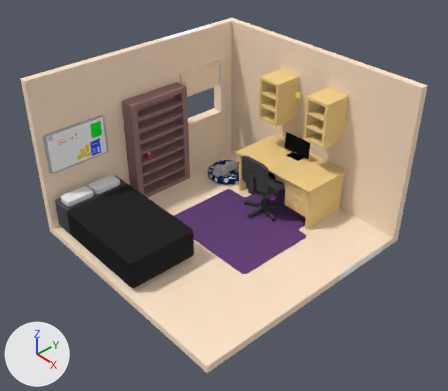
Renders of the Blender file Assets/room.blend from each side of a commit.
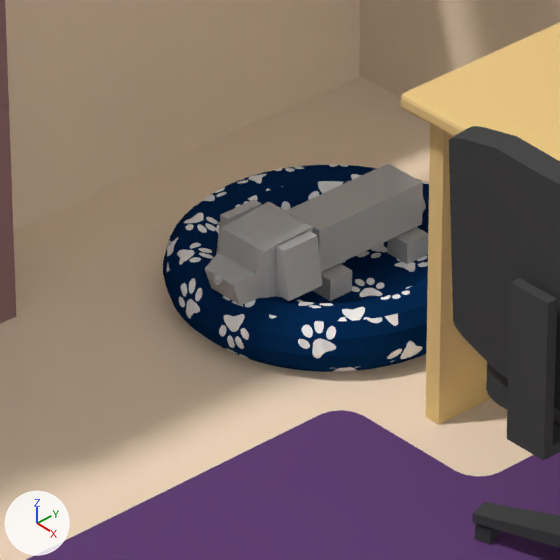
Each version appears first whole from a 50 mm camera at (46.03, -54.25, 41.15) aimed at (0.74, -13.47, 0.56), and next in a close-up on the part from 42% to 57% of the width and 36% to 53% of the height. The lights are fixed; the arrows at lower left show +X, +Y and +Z.

The first close-up shows 'Bookshelf', 'Chair', 'Desk', 'Dog Bed', 'Milo', 'Room', 'Rug'.
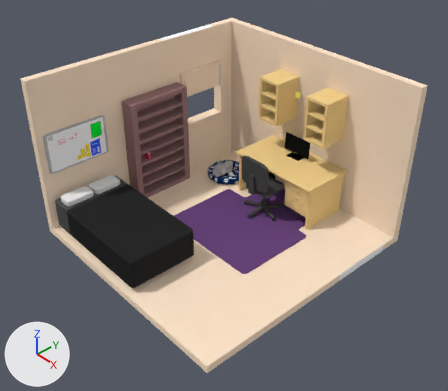
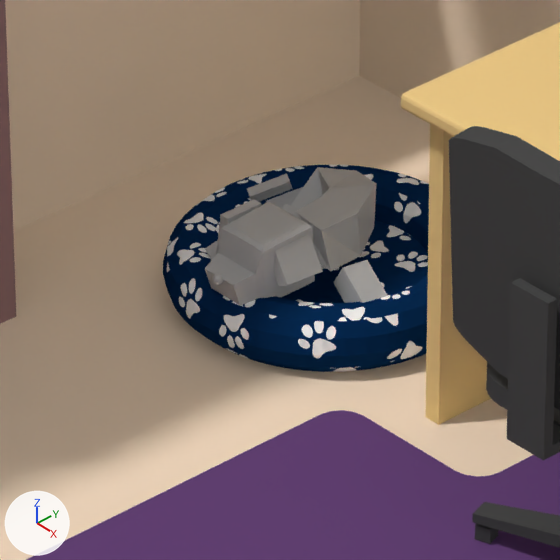
Location of each change, (x1, y1, x2, y2) in pixels of the close-ups (560 x 560 px; the box of a moved part takes in the faces that stretch with it):
'Milo', reshaped (18% narrower): before (205, 163, 428, 305); after (205, 167, 388, 305)
part 1 of me_cube_008, moved or reshaped: before (387, 227, 428, 264); after (266, 187, 303, 209)
part 2 of me_cube_008, moved or reshaped (not visible before): after (282, 204, 299, 214)
part 3 of me_cube_008, moved or reshaped: before (312, 263, 352, 301); after (333, 260, 388, 303)
part 4 of me_cube_008, moved or reshaped (not visible before): after (205, 240, 218, 260)
part 5 of me_cube_008, moved or reshaped (not visible before): after (247, 174, 293, 202)
part 6 of me_cube_008, moved or reshaped: before (276, 163, 426, 301); after (274, 167, 376, 286)

The change, as a list of edits to the scene's bpy script:
```text
Change me_cube_008:
    used by ob_milo; location = (-9.57, -1.74, -5.59); scale = (2.15, 2.15, 2.15)
    remove me_cube_008.from_pydata(...)  # 602 vertices, 612 faces; spans x -0.64..0.22, y -1.88..0.4, z -0.25..0.79
    add me_cube_008.from_pydata(...)  # 602 vertices, 612 faces; spans x -1.2..0.76, y -1.88..0.0, z 0.01..0.79
    me_cube_008 part 1: the loose piece of 8 vertices spanning x -0.12..0.12, y -0.12..0.12, z -0.25..0.25 is multiplied about its middle by the matrix ((0.622, -0.396, 0.676), (-0.124, 0.802, 0.584), (-0.773, -0.447, 0.449)), then moved by (-0.83, -0.37, 0.3)
    me_cube_008 part 2: the loose piece of 8 vertices spanning x -0.5..-0.27, y -0.12..0.12, z -0.25..0.25 is multiplied about its middle by the matrix ((-0.135, -0.979, -0.151), (0.48, -0.198, 0.854), (-0.867, 0.043, 0.497)), then moved by (-0.15, -0.84, 0.28)
    me_cube_008 part 3: the loose piece of 8 vertices spanning x -0.12..0.12, y -0.94..-0.71, z -0.25..0.25 is multiplied about its middle by the matrix ((0.519, 0.139, -0.844), (-0.039, 0.99, 0.138), (0.854, -0.039, 0.519)), then moved by (0.47, -0.07, 0.24)
    me_cube_008 part 4: the loose piece of 8 vertices spanning x -0.5..-0.27, y -0.94..-0.71, z -0.25..0.25 is multiplied about its middle by the matrix ((0.926, -0.082, 0.368), (-0.259, 0.572, 0.778), (-0.274, -0.816, 0.509)), then moved by (-0.2, -0.41, 0.35)
    me_cube_008 part 5: the loose piece of 8 vertices spanning x -0.24..-0.15, y 0.29..0.4, z -0.18..0.16 is multiplied about its middle by the matrix ((-0.105, -0.891, 0.442), (0.398, 0.37, 0.839), (-0.911, 0.265, 0.316)), then moved by (-0.88, -0.86, 0.4)
    me_cube_008 part 6: 32 of 602 vertices moved; they spanned x -0.4..0.22, y -1.47..0.36, z 0.19..0.75 and now span x -0.9..0.25, y -1.48..0.0, z 0.2..0.78; mean shift (-0.23, -0.16, 0.03); largest move (-0.4, 0.15, 0.28) -> (-0.72, -0.62, 0.42)
```
